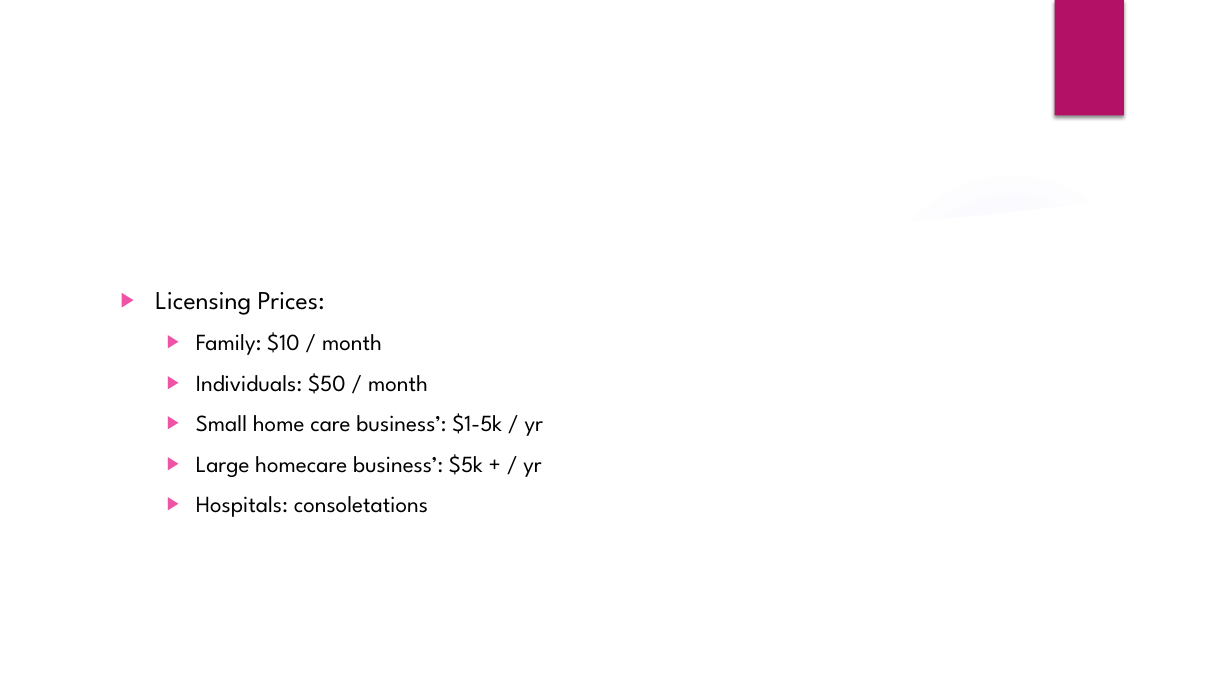
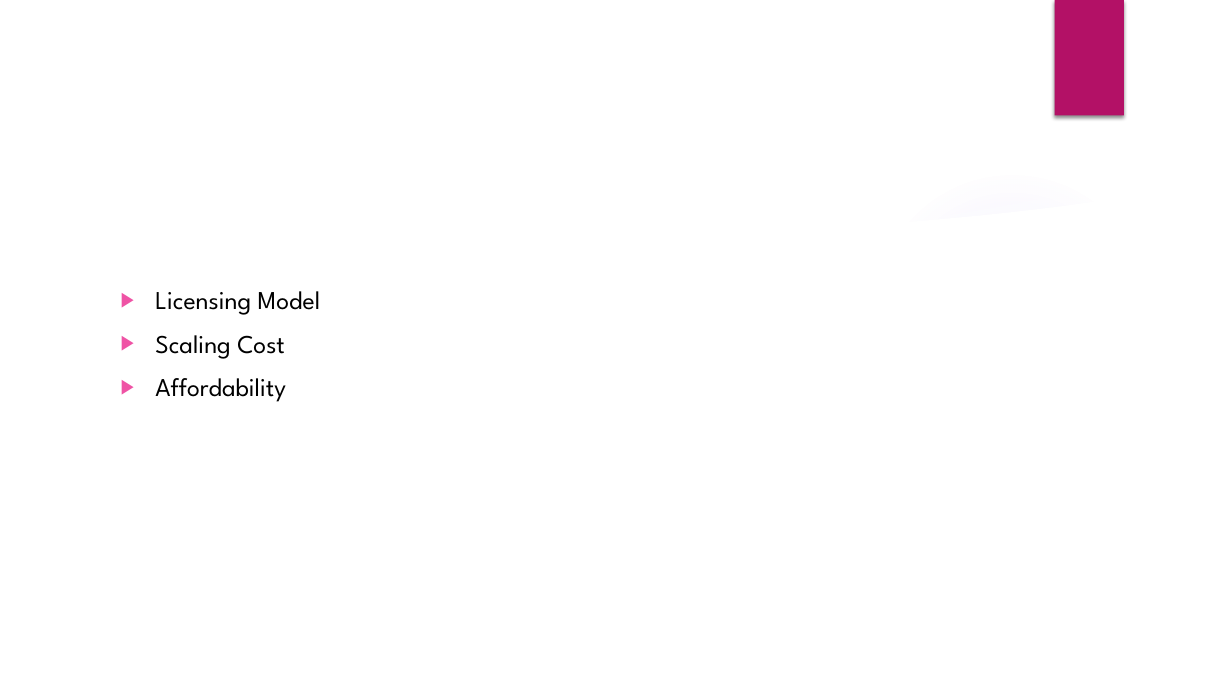
Before and after one commit to JSchuch2/AlwaysCaring, a slide deck: slide 10 of Presentation/AlwaysCaring.pptx. Drawn at 1232x693 pixels with LibreOffice and Linux fonts; fonts in the diff are those of the drawing; background and template pictures are left out. Boxes give left, top, right and bottom in pixels: in the first picture for what was removed or moved away, otherwise in the second. Text is boxed around its words. In the diff, an @@ line names an element or a change of style, - is before the commit and + after.

```diff
--- a/Presentation/AlwaysCaring.pptx
+++ b/Presentation/AlwaysCaring.pptx
@@ text at (155, 291, 320, 402): text changed; size 18 to 20 pt @@
-▶ Licensing Prices:
-  ▶ Family: $10 / month
-  ▶ Individuals: $50 / month
-  ▶ Small home care business’: $1-5k / yr
-  ▶ Large homecare business’: $5k + / yr
-  ▶ Hospitals: consoletations
+▶ Licensing Model
+▶ Scaling Cost
+▶ Affordability
```
Also in this commit, not shown: 7 other slides changed, 1 slide added, 2 slides removed.
